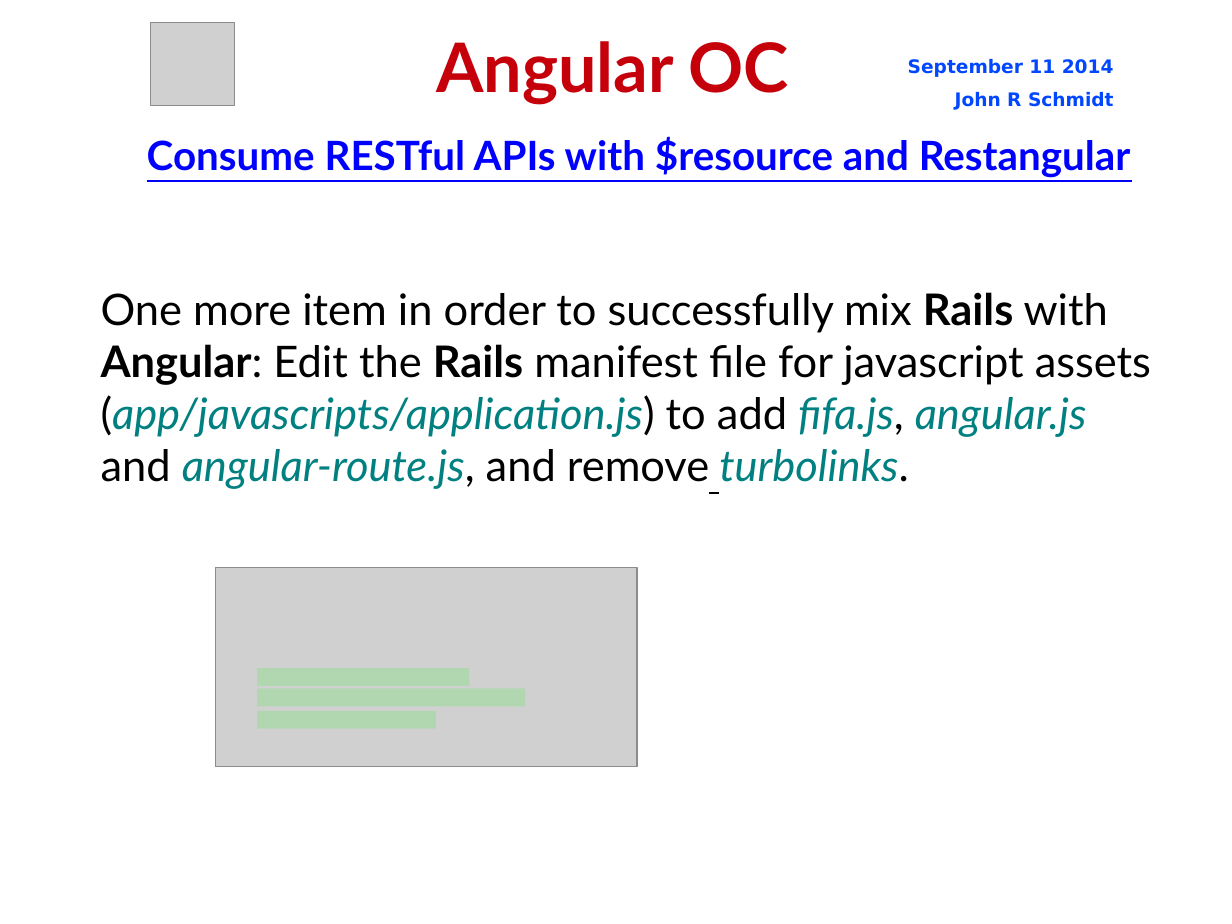
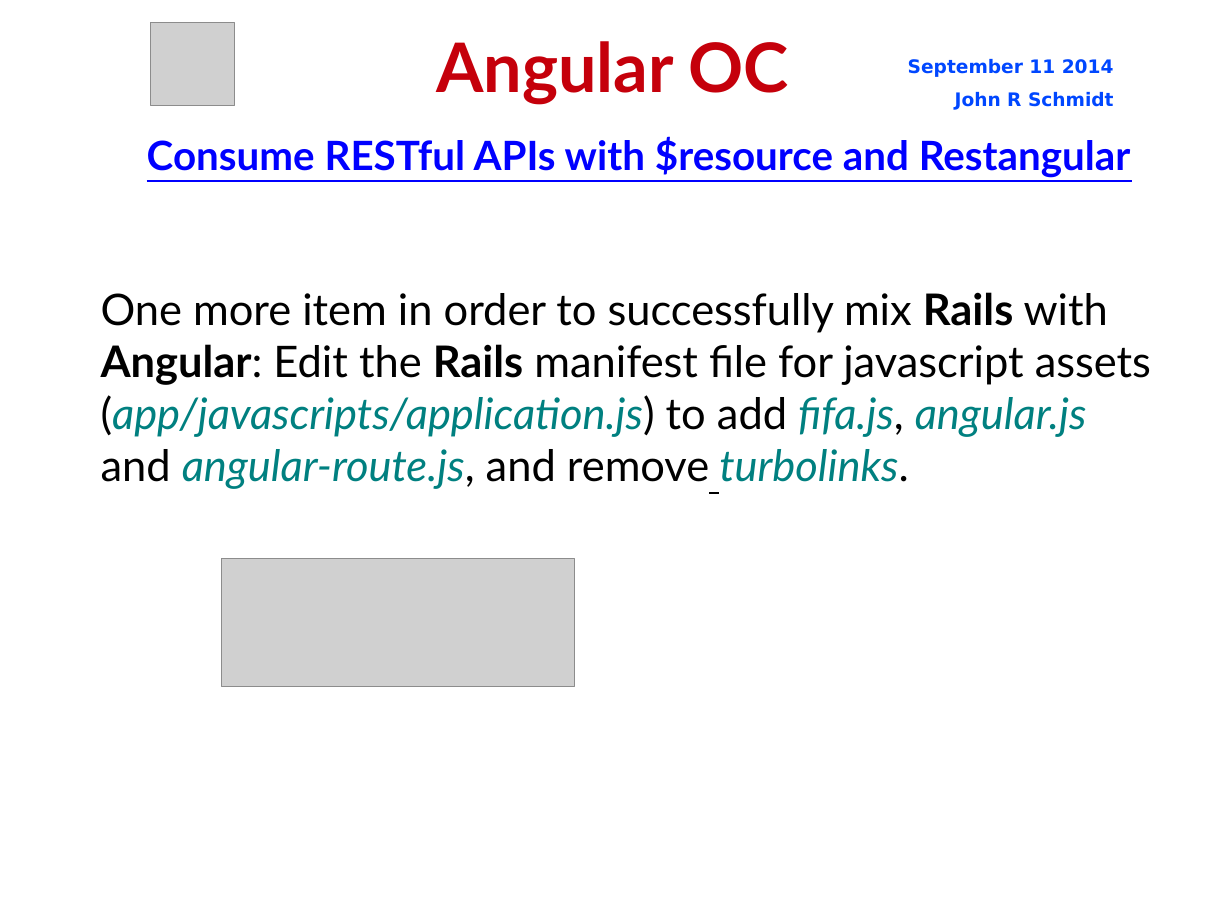
Before and after one commit to jrschmidt/fifa-angular-rest-demo, a slide deck: slide 24 of fifa.odp. Drawn at 1232x924 pixels with LibreOffice and Linux fonts; fonts in the diff are those of the drawing; grey boxes stand for pictures; background and template pictures are left out. Boxes give left, top, right and bottom in pixels: in the first picture for what was removed or moved away, otherwise in the second. Text is boxed around its words. In the diff, an @@ line names an element or a change of style, - is before the commit and + after.

```diff
--- a/fifa.odp
+++ b/fifa.odp
@@ picture: place and size @@
-picture at [216, 568, 637, 767]
+picture at [221, 558, 575, 686]
@@ line removed from (257, 677) to (470, 677) @@
@@ line removed from (257, 698) to (525, 698) @@
@@ line removed from (257, 720) to (436, 720) @@
```
Also in this commit, not shown: 3 other slides changed, 8 other files.
